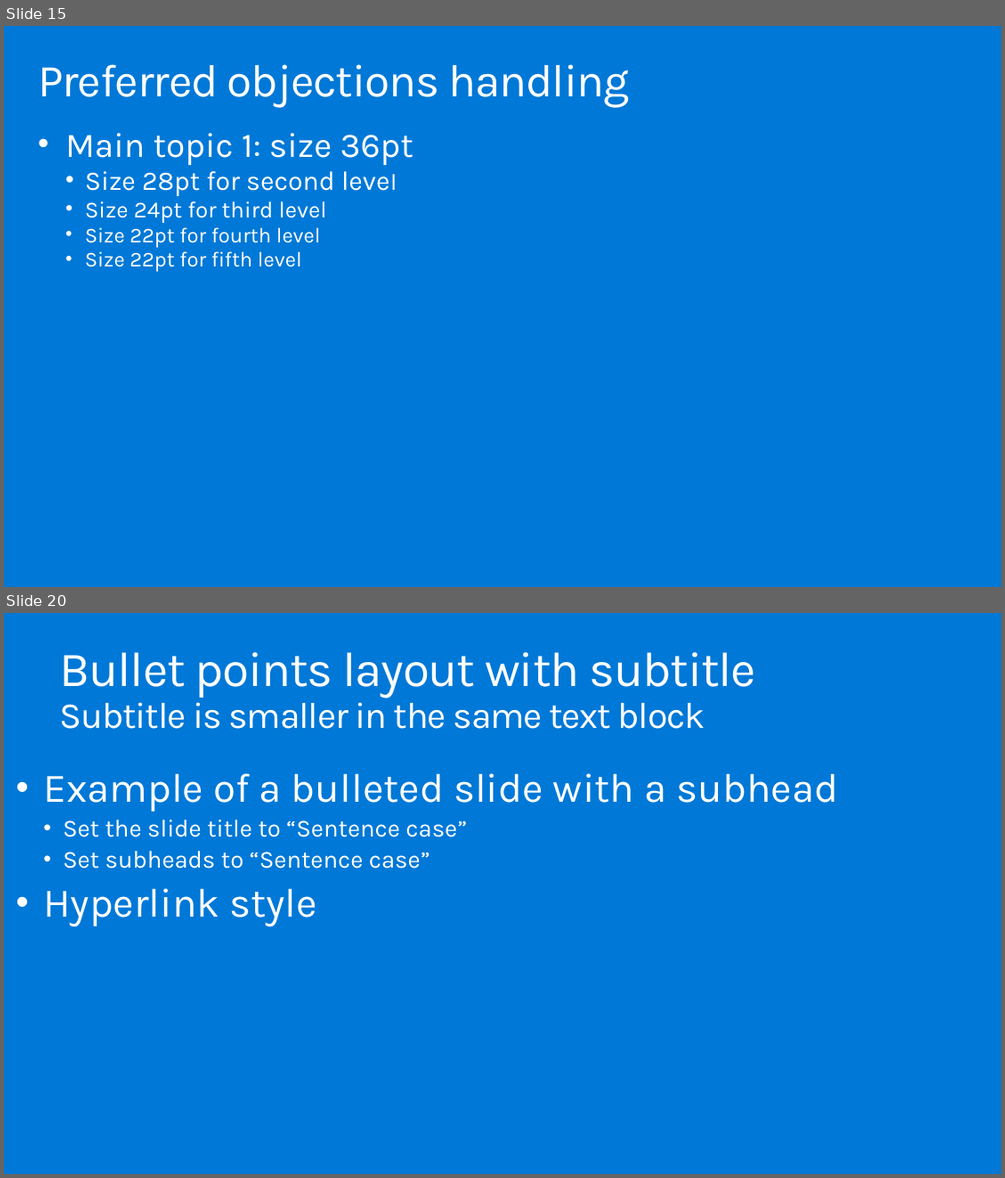
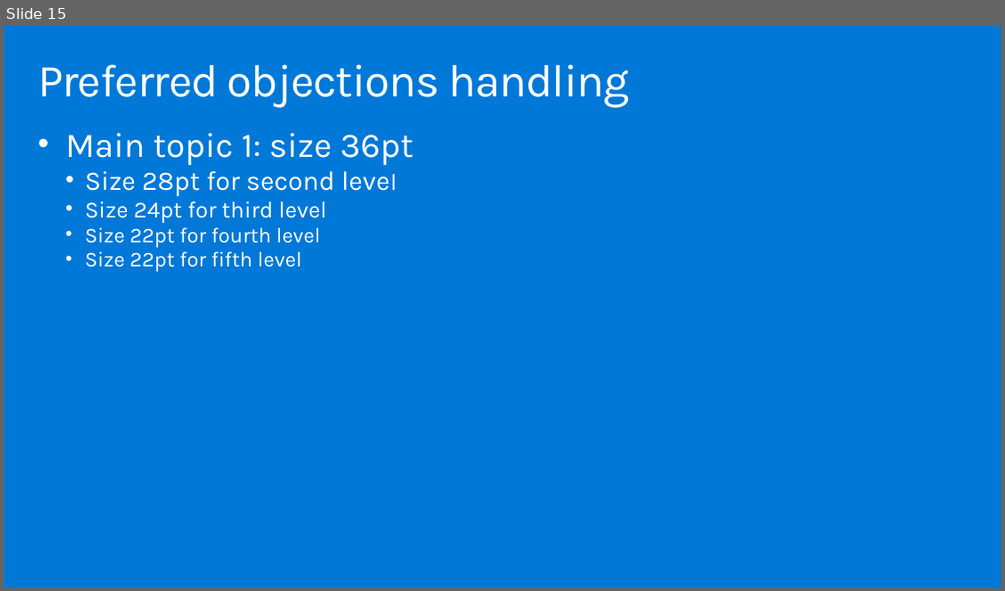
Before and after one commit to solliancenet/MCW-Securing-the-IoT-end-to-end, a slide deck: Whiteboard design session/WDS trainer presentation - Securing the IoT end to end.pptx. Shown one above the other, each under a label of ours: slides 15 and 20 before the commit, slide 15 after it; the slides between them are not shown. The pictures are 1005x1178 and 1005x591 pixels, drawn with LibreOffice and Linux fonts; fonts in the diff are those of the drawing. Boxes give left, top, right and bottom in pixels: in the first picture for what was removed or moved away, otherwise in the second. Text is boxed around its words. In the diff, an @@ line names an element or a change of style, - is before the commit and + after.

```diff
--- a/Whiteboard design session/WDS trainer presentation - Securing the IoT end to end.pptx
+++ b/Whiteboard design session/WDS trainer presentation - Securing the IoT end to end.pptx
@@ slide 20 removed at bbox=[4, 613, 1001, 1174], background #0078D7 @@
@@ title removed at bbox=[60, 652, 756, 729] @@
-Bullet points layout with subtitle
-Subtitle is smaller in the same text block
@@ text removed at bbox=[43, 773, 838, 926] @@
-• Example of a bulleted slide with a subhead
-  • Set the slide title to “Sentence case”
-  • Set subheads to “Sentence case”
-• Hyperlink style
-  • www.microsoft.com
```
Also in this commit, not shown: 3 slides added, 11 other slides removed, 1 other file.
